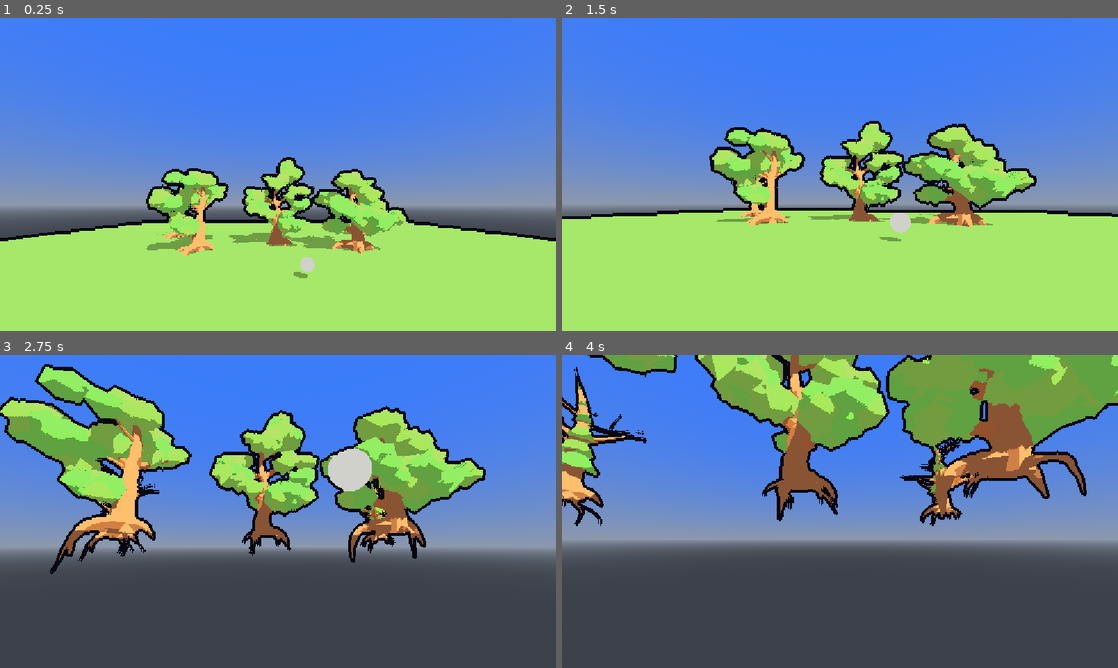
Above: before the commit, frames 1-4 (two rows, left to right).
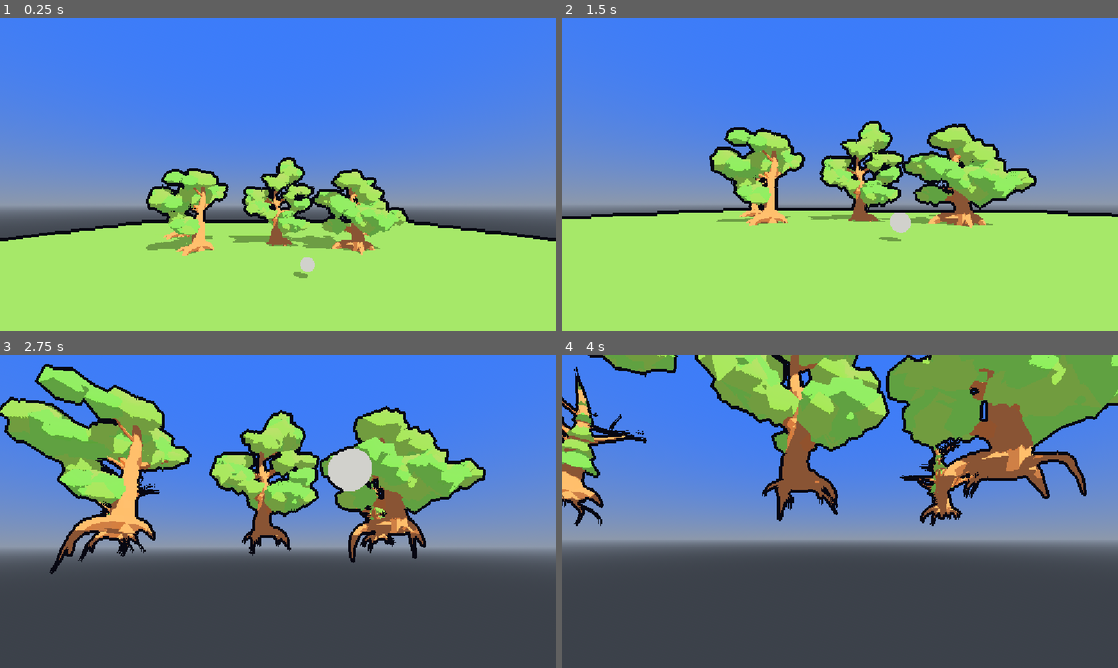
Above: after the commit, the same moments.

Repository: WMsans/anime-tree-rendering
Game: Godot game, scene res://demo/tree_demo.tscn
Same seed, same stepped clock (60 frames per second), same inputs: the game is played once before the commit and once after it. This scene is started directly instead of the project's main scene.
Inputs (mouse positions are in pixels of both pictures, inside the frame that each line leads up to):
- Up to frame 1 (0.25 s): no input
- Up to frame 2 (1.5 s): tap Enter at 0.5 s; move the mouse to (867, 174) at 0.52 s; hold Shift 0.53-1.28 s; hold W from 0.53 s (still down); tap Space at 0.77 s; move the mouse to (812, 174) at 1.27 s; tap Shift at 1.35 s
- Up to frame 3 (2.75 s): keep holding W; tap Space at 1.52 s; move the mouse to (289, 505) at 2.02 s; hold Shift from 2.03 s (still down)
- Up to frame 4 (4 s): keep holding W; move the mouse to (834, 517) at 2.77 s; release Shift at 2.78 s; tap Shift at 2.85 s; tap Space at 3.02, 3.77 s; move the mouse to (878, 514) at 3.52 s; hold Shift from 3.53 s (still down)

The runs differ from the first frame. In frame 1, 0.3% of the frame differs, in the area x 26-73%, y 46-76%; in frame 2, 0.2%; in frame 3, 0.3%; in frame 4, 0.2%.

Commit message:
feat: cel shading blend splits

Diff:
--- a/demo/tree_demo.tscn
+++ b/demo/tree_demo.tscn
@@ -46,6 +46,8 @@
 transform = Transform3D(0.866, -0.354, 0.354, 0, 0.707, 0.707, -0.5, -0.612, 0.612, 0, 10, 0)
 light_specular = 0.0
 shadow_enabled = true
+directional_shadow_blend_splits = true
+directional_shadow_max_distance = 40.0
 
 [node name="Camera3D" type="Camera3D" parent="." unique_id=1115234926]
 transform = Transform3D(1, 0, 0, 0, 0.9888, -0.1494, 0, 0.1494, 0.9888, 0, 5, 24)
--- a/project.godot
+++ b/project.godot
@@ -29,3 +29,4 @@
 rendering_device/driver.windows="d3d12"
 shading/overrides/force_lambert_over_burley=true
 lights_and_shadows/directional_shadow/soft_shadow_filter_quality=0
+lights_and_shadows/directional_shadow/size=8192
